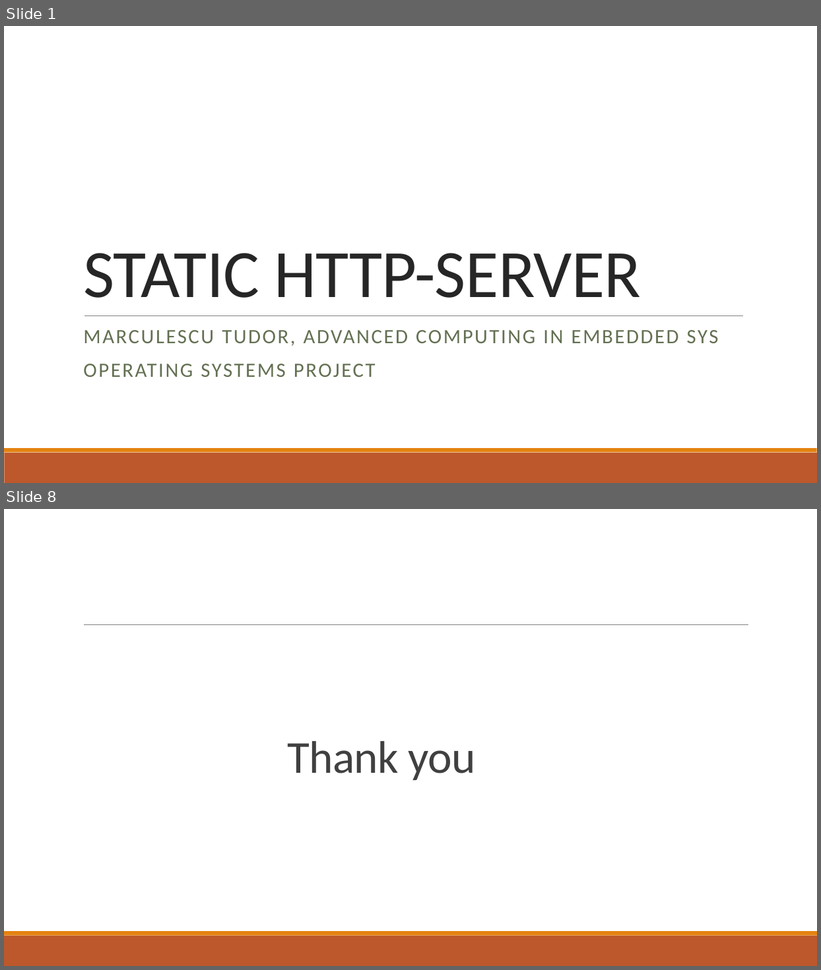
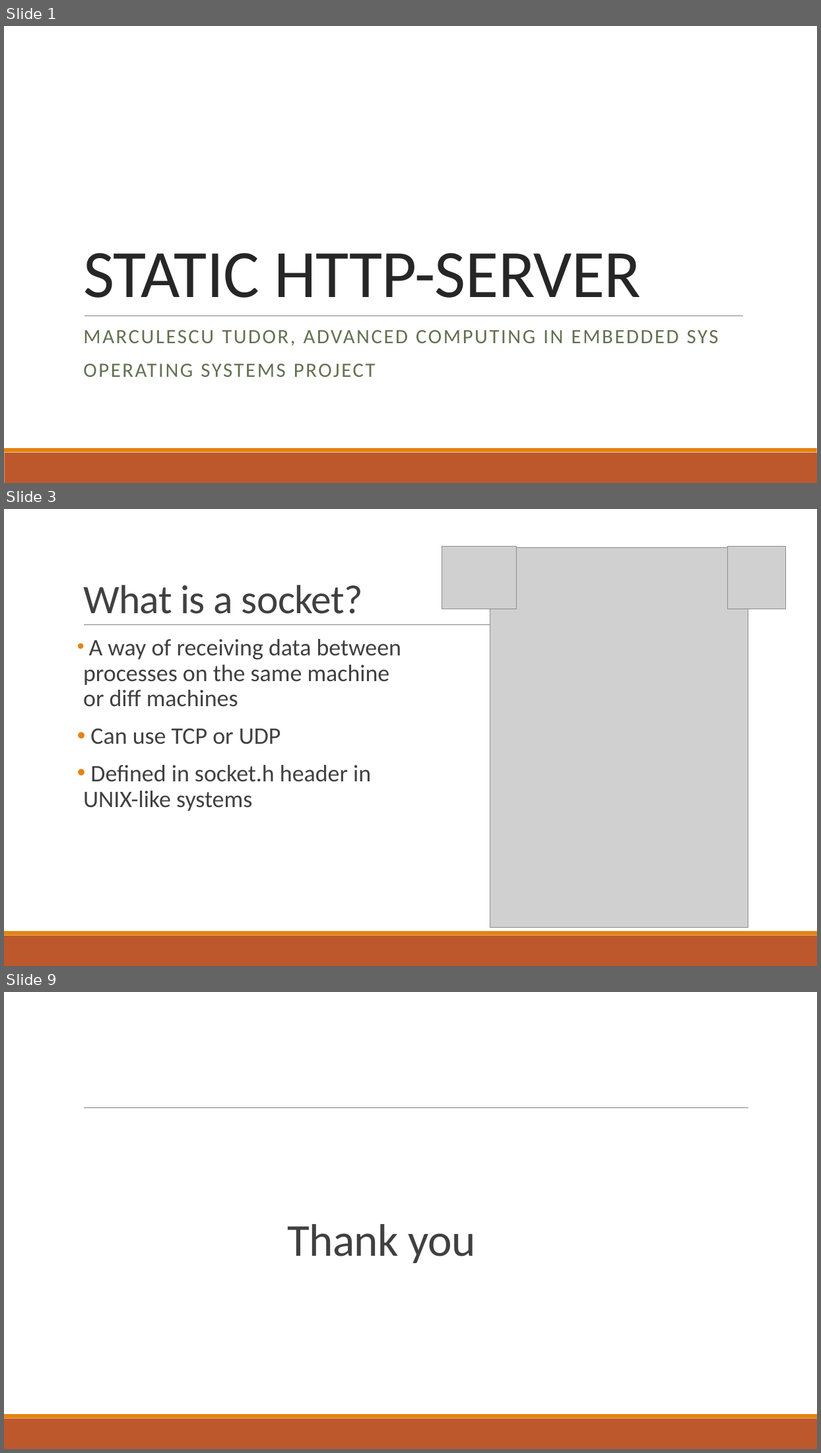
Before and after one commit to marcutudor79/http-server-static, a slide deck: docs/presentation.pptx. Shown one above the other, each under a label of ours: slides 1 and 8 before the commit, slides 1, 3 and 9 after it; the slides between them are not shown. The pictures are 821x970 and 821x1453 pixels, drawn with LibreOffice and Linux fonts; fonts in the diff are those of the drawing; grey boxes stand for pictures. Boxes give left, top, right and bottom in pixels: in the first picture for what was removed or moved away, otherwise in the second. Text is boxed around its words. In the diff, an @@ line names an element or a change of style, - is before the commit and + after.

```diff
--- a/docs/presentation.pptx
+++ b/docs/presentation.pptx
@@ slide 3 added at [4,509,817,966], background #FFFFFF; not listed: 3 template elements that a slide beside it also shows @@
@@ picture added at [442,546,516,609] @@
@@ picture added at [490,548,748,928] @@
@@ picture added at [728,546,787,609] @@
@@ title added at [83,585,363,614], 48 pt, text #404040 @@
+What is a socket?
@@ text added at [83,639,401,811], 28 pt, text #404040 @@
+• A way of receiving data between processes on the same machine or diff machines
+• Can use TCP or UDP
+• Defined in socket.h header in UNIX-like systems
@@ what was slide 8 is now slide 9 @@
```
Also in this commit, not shown: 5 slides changed, 1 other slide added, 1 slide removed, 1 other file.
